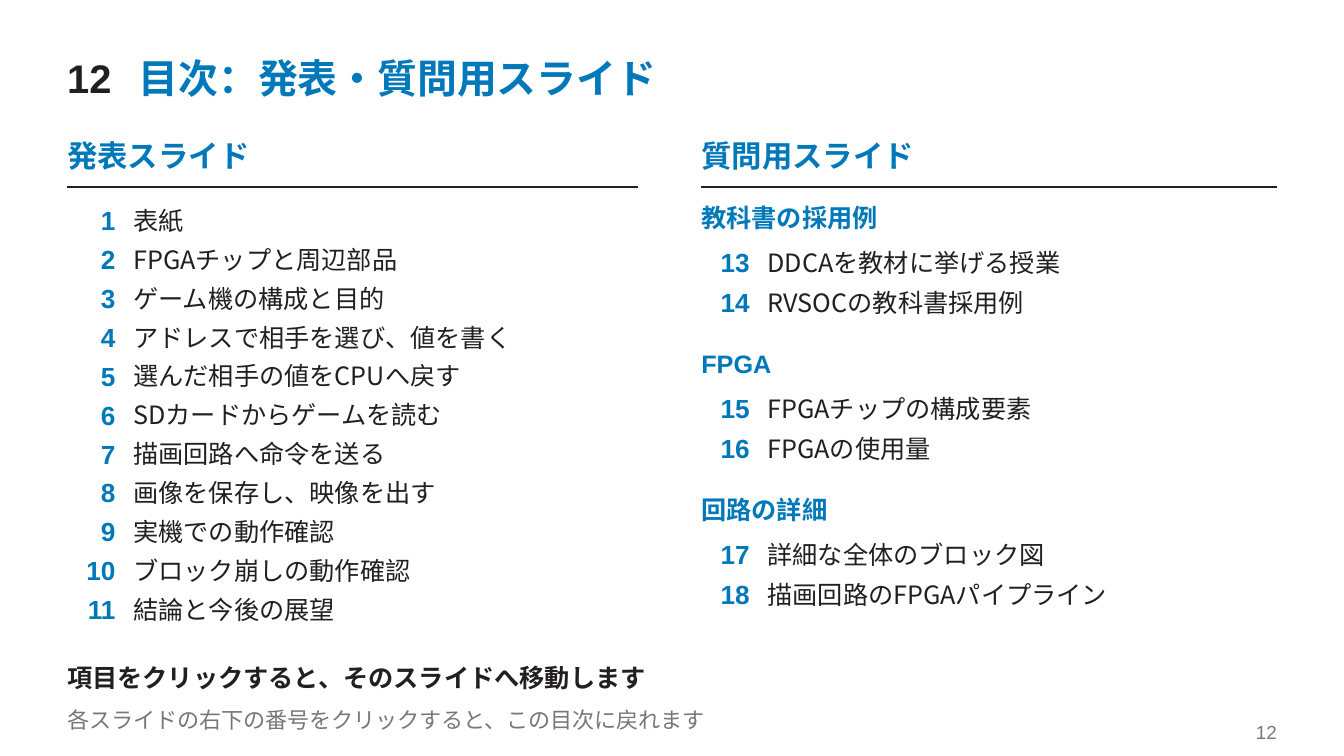
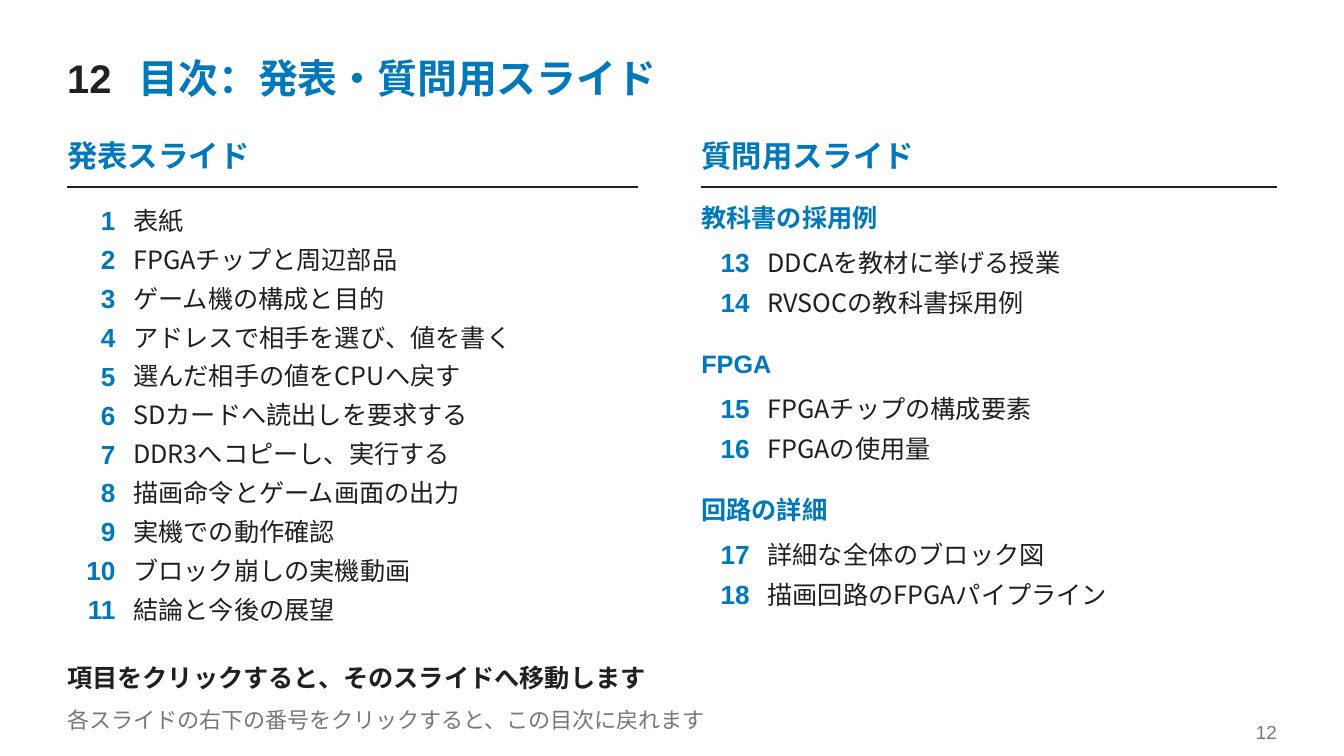
Before and after one commit to SoshiroFujimori/wally-game-console-research, a slide deck: slide 12 of docs/presentation/中間発表_主要事項.pptx. Drawn at 1344x756 pixels with LibreOffice and Linux fonts; fonts in the diff are those of the drawing. Boxes give left, top, right and bottom in pixels: in the first picture for what was removed or moved away, otherwise in the second. Text is boxed around its words. In the diff, an @@ line names an element or a change of style, - is before the commit and + after.

```diff
--- a/docs/presentation/中間発表_主要事項.pptx
+++ b/docs/presentation/中間発表_主要事項.pptx
@@ text at [133,402,468,426]: text changed @@
-SDカードからゲームを読む
+SDカードへ読出しを要求する
@@ text at [133,442,450,465]: text changed @@
-描画回路へ命令を送る
+DDR3へコピーし、実行する
@@ text at [133,480,460,504]: text changed @@
-画像を保存し、映像を出す
+描画命令とゲーム画面の出力
@@ text at [133,558,410,582]: text changed @@
-ブロック崩しの動作確認
+ブロック崩しの実機動画
```
Also in this commit, not shown: 11 other slides changed, 1 slide added, 1 slide removed, 25 other files.
